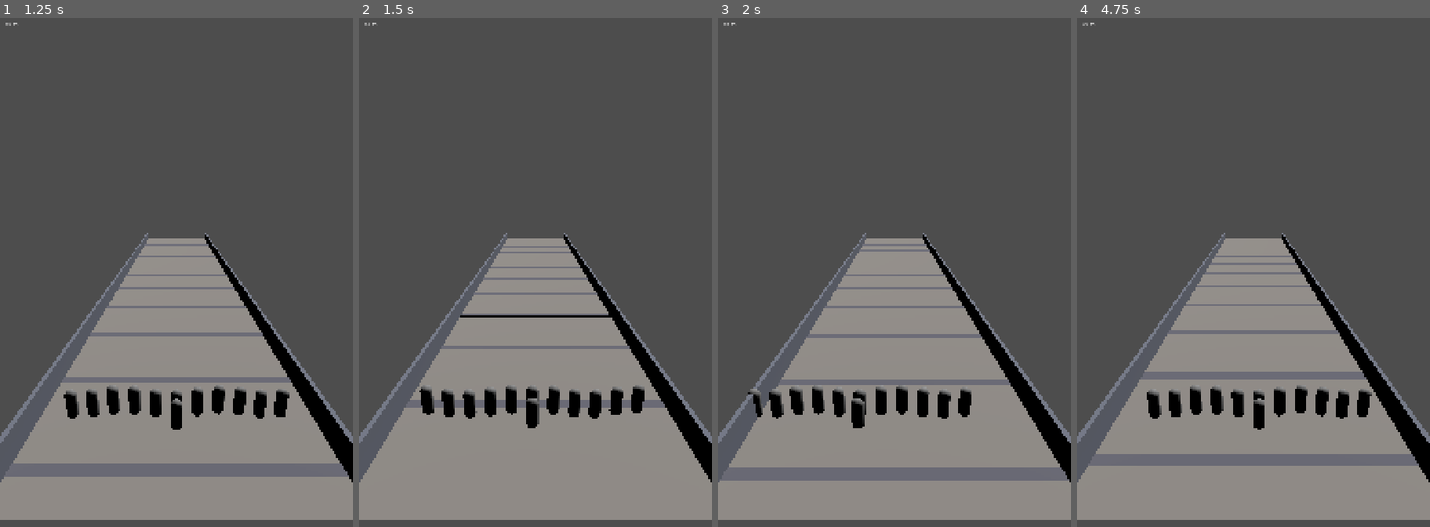
Above: before the commit, frames 1-4 (left to right).
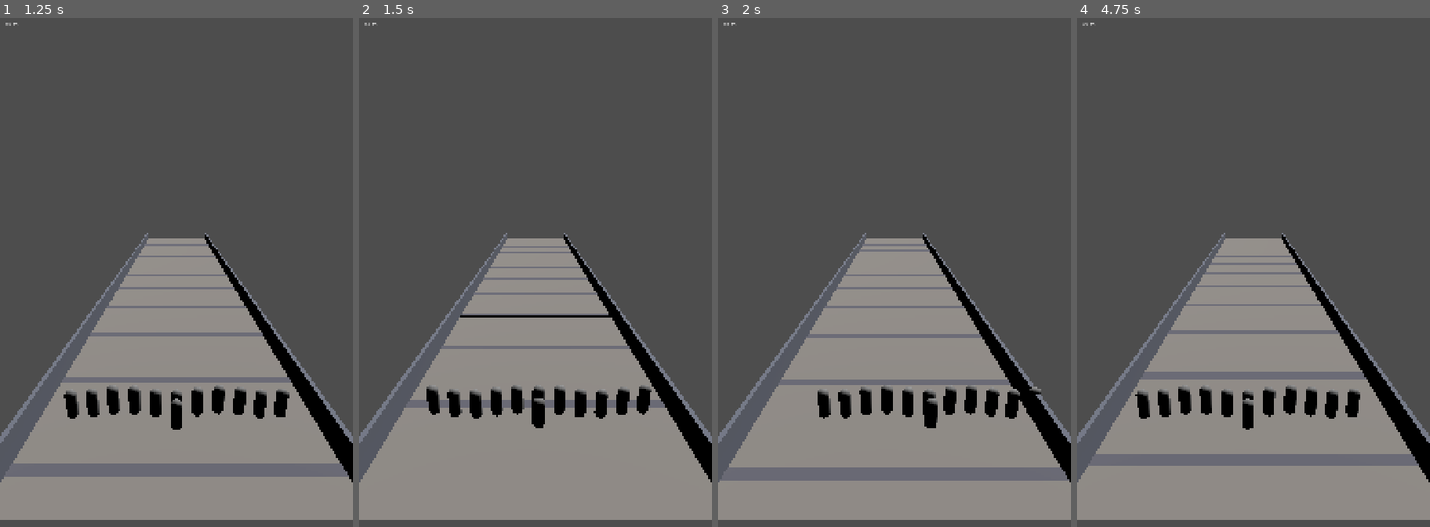
Above: after the commit, the same moments.

Repository: aslamfq/Jebon
Game: Godot game, scene res://scenes/game.tscn
The game is run twice, just before and just after one commit, with the same random seed, the same clock (stepped at 60 frames per second) and the same inputs.
Inputs (mouse positions are in pixels of both pictures, inside the frame that each line leads up to):
- Up to frame 1 (1.25 s): tap Enter at 0.5 s; move the mouse to (254, 297) at 0.52 s; hold Shift from 0.53 s (still down); click (254, 297) at 0.67 s
- Up to frame 2 (1.5 s): release Shift at 1.25 s; drag from (464, 359) to (517, 455) at 1.27 s
- Up to frame 3 (2 s): no input
- Up to frame 4 (4.75 s): move the mouse to (1288, 191) at 2.02 s; tap Ctrl at 2.1 s; click (1288, 191) at 2.17 s; drag from (1235, 455) to (1147, 236) at 2.77 s; move the mouse to (1359, 425) at 3.52 s; tap Alt at 3.6 s; click (1359, 425) at 3.67 s; drag from (1147, 236) to (1200, 170) at 4.27 s

Frame 1 is identical in both runs. In frame 2, 2.3% of the frame differs, in the area x 17-83%, y 72-81%; in frame 3, 2.7%; in frame 4, 3.4%, in the area x 16-84%, y 72-81%.

Commit message:
fix: correct inverted steering found on real phone play
game.tscn's Camera3D is yawed 180 degrees around Y so it can look down
+Z instead of Godot's default -Z (this game's forward). That yaw flips
the camera's screen-right relative to world +X, so feeding a raw screen
drag straight into a world-space steer target moved the squad opposite
the player's finger.

Extracted the screen-to-world translation into a small static, testable
function (Game._screen_delta_to_steer_delta) rather than inlining a sign
flip, so the reasoning survives in one place and can't be silently
"corrected" back.

test_input_drag_actually_steers_the_squad had asserted the bug's
behaviour as correct (rightward drag increasing centre_x) and passed,
because nobody had checked that assertion against the camera's actual
orientation. Corrected it to match what the player actually sees, rather
than what the code happened to do.

Co-Authored-By: Claude Opus 5 <noreply@anthropic.com>

Diff:
--- a/scripts/game.gd
+++ b/scripts/game.gd
@@ -1,4 +1,4 @@
-extends Node3D
+class_name Game extends Node3D
 
 @onready var units_view: UnitsView = $UnitsView
 @onready var corridor_view: CorridorView = $CorridorView
@@ -25,9 +25,21 @@
             _drag_origin = event.position
             _drag_base = steer.centre_x
     elif _dragging and (event is InputEventScreenDrag or event is InputEventMouseMotion):
-        var moved: float = event.position.x - _drag_origin.x
+        var moved: float = _screen_delta_to_steer_delta(event.position.x - _drag_origin.x)
         steer.steer_to_screen_delta(
             Vector2(moved + _drag_base * SteerInput.PIXELS_PER_UNIT, 0))
+
+# The Camera3D in game.tscn is yawed 180 degrees (rotation_degrees.y = 180)
+# so it can look down +Z instead of Godot's default -Z -- this game's
+# "forward" is +Z (see Corridor/Formation). That yaw flips the camera's
+# local right vector relative to world +X: screen-right corresponds to
+# world -X, not world +X. Feeding a raw screen-space drag straight into a
+# world-space steer target therefore moves the squad opposite the finger.
+# Found via actual phone play; no automated check catches this, because it
+# depends on the camera's orientation, which SteerInput deliberately knows
+# nothing about. See test_screen_delta_to_steer_delta_inverts_because_camera_is_yawed_180.
+static func _screen_delta_to_steer_delta(screen_delta_x: float) -> float:
+    return -screen_delta_x
 
 func _process(delta: float) -> void:
     _time += delta
--- a/test/test_game_integration.gd
+++ b/test/test_game_integration.gd
@@ -120,25 +120,44 @@
     assert_eq(game.squad.count(), Squad.STARTING_COUNT)
 
 func test_input_drag_actually_steers_the_squad():
+    # CORRECTED after real phone play found the controls felt backwards.
+    # This test originally asserted centre_x > 1.0 here -- i.e. that a
+    # rightward finger drag increases centre_x -- and passed, because that
+    # is exactly what the code did at the time. Nobody had checked that
+    # assertion against the actual camera: game.tscn's Camera3D is yawed
+    # 180 degrees (see Game._screen_delta_to_steer_delta's comment), which
+    # makes screen-right correspond to world -X. So "centre_x increases on
+    # a rightward drag" was the wrong requirement, not just an unproven one
+    # -- the test enshrined the bug as correct. The fix negates the screen
+    # delta in Game._screen_delta_to_steer_delta; this test now asserts the
+    # requirement that actually matches what the player sees on screen.
     var game := _make_game()
     _press(game, Vector2(500, 900))
-    _drag_to(game, Vector2(900, 900))  # dragged 400px right
+    _drag_to(game, Vector2(900, 900))  # dragged 400px right on screen
 
     var step := 1.0 / 60.0
     for i in 180:
         game._process(step)
 
-    assert_gt(game.steer.centre_x, 1.0,
-        "a real rightward drag through _unhandled_input must move centre_x right")
+    assert_lt(game.steer.centre_x, -1.0,
+        "a rightward screen drag must steer the squad toward the camera's screen-right, which is world -X given the 180-degree camera yaw")
     # Displacement from each unit's own starting slot, not an absolute x
     # threshold -- see test_steering_moves_the_whole_squad for why an
     # absolute threshold is formation-width-dependent and wrong here too.
     for i in game.squad.count():
         var start_x: float = Formation.slot(i, game.squad.formation, 0.0).x
-        assert_gt(game.squad.units.positions[i].x, start_x + 1.0,
+        assert_lt(game.squad.units.positions[i].x, start_x - 1.0,
             "the whole squad must follow a real drag routed through _unhandled_input, not just steer's internal state")
     assert_eq(game.hud.text, "%d m" % int(game.runner.distance),
         "the HUD must actually be wired to the runner's distance")
+
+func test_screen_delta_to_steer_delta_inverts_because_camera_is_yawed_180():
+    # The camera looks down +Z via a 180-degree yaw, so screen-right is
+    # world -X. A rightward (positive) screen delta must produce a negative
+    # steer delta, or the squad visually moves opposite the player's finger.
+    assert_lt(Game._screen_delta_to_steer_delta(100.0), 0.0)
+    assert_gt(Game._screen_delta_to_steer_delta(-100.0), 0.0)
+    assert_almost_eq(Game._screen_delta_to_steer_delta(50.0), -50.0, 0.001)
 
 func test_restart_resets_state_without_reallocating_units():
     var game := _make_game()
